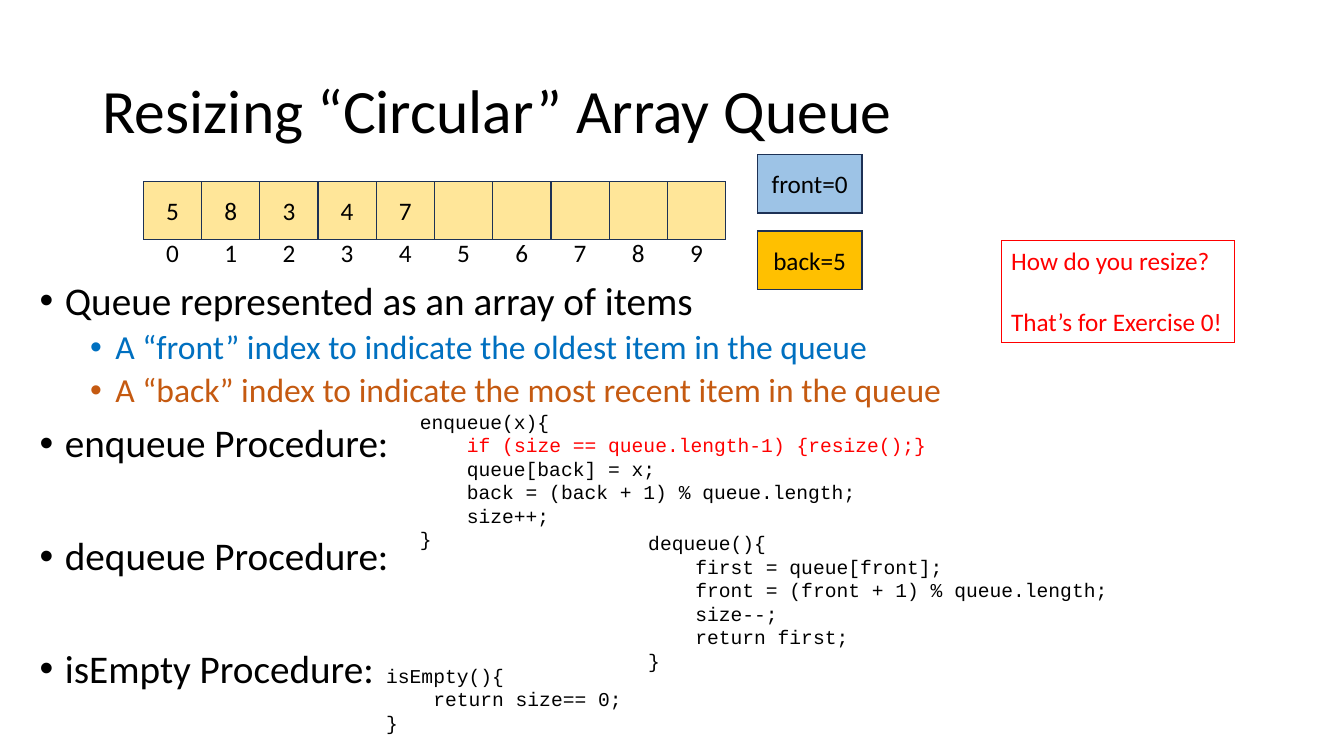
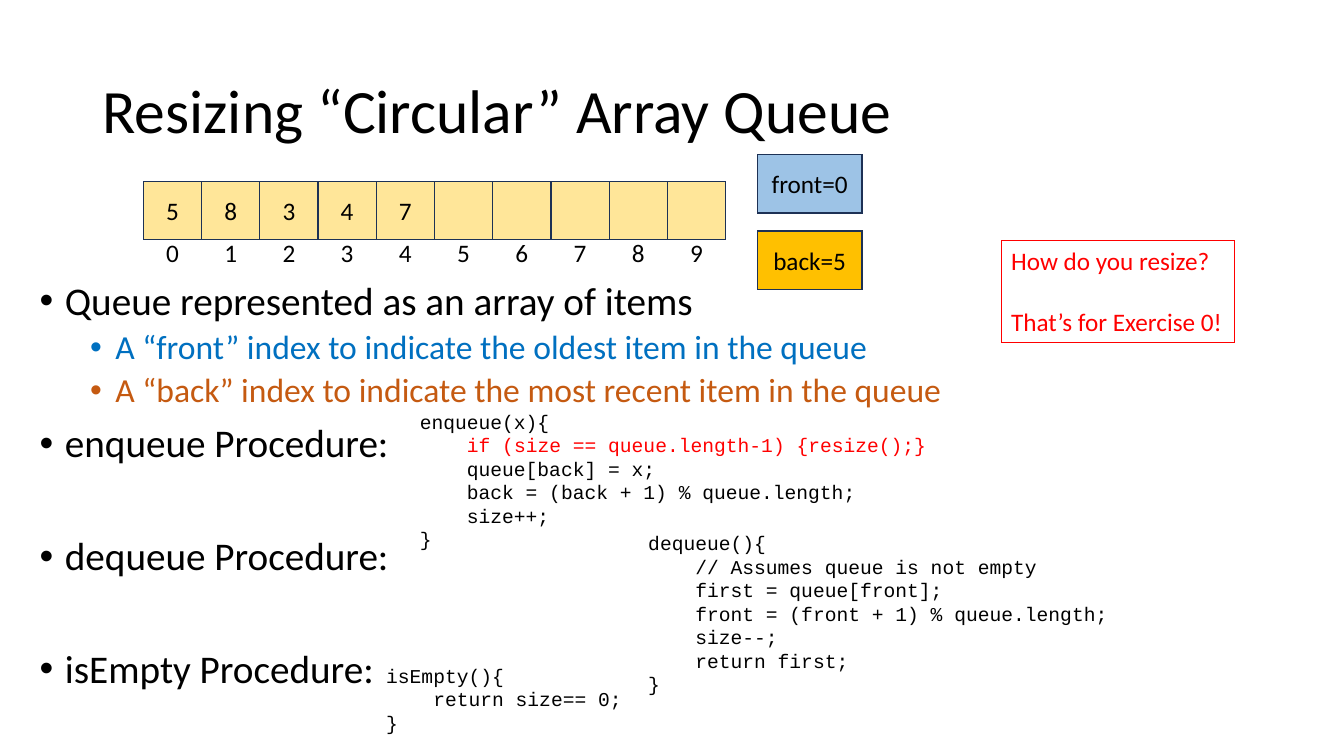
Before and after one commit to natebrunelle/cse332, a slide deck: slide 19 of markdown/files/slides/lecture1_intro.pptx. Drawn at 1344x756 pixels with LibreOffice and Linux fonts; fonts in the diff are those of the drawing. Boxes give left, top, right and bottom in pixels: in the first picture for what was removed or moved away, otherwise in the second. Text is boxed around its words. In the diff, an @@ line names an element or a change of style, - is before the commit and + after.

```diff
--- a/markdown/files/slides/lecture1_intro.pptx
+++ b/markdown/files/slides/lecture1_intro.pptx
@@ text at (x1=731, y1=560, x2=1037, y2=578): paragraph added @@
+// Assumes queue is not empty
```
Also in this commit, not shown: 2 other slides changed, 7 other files.
